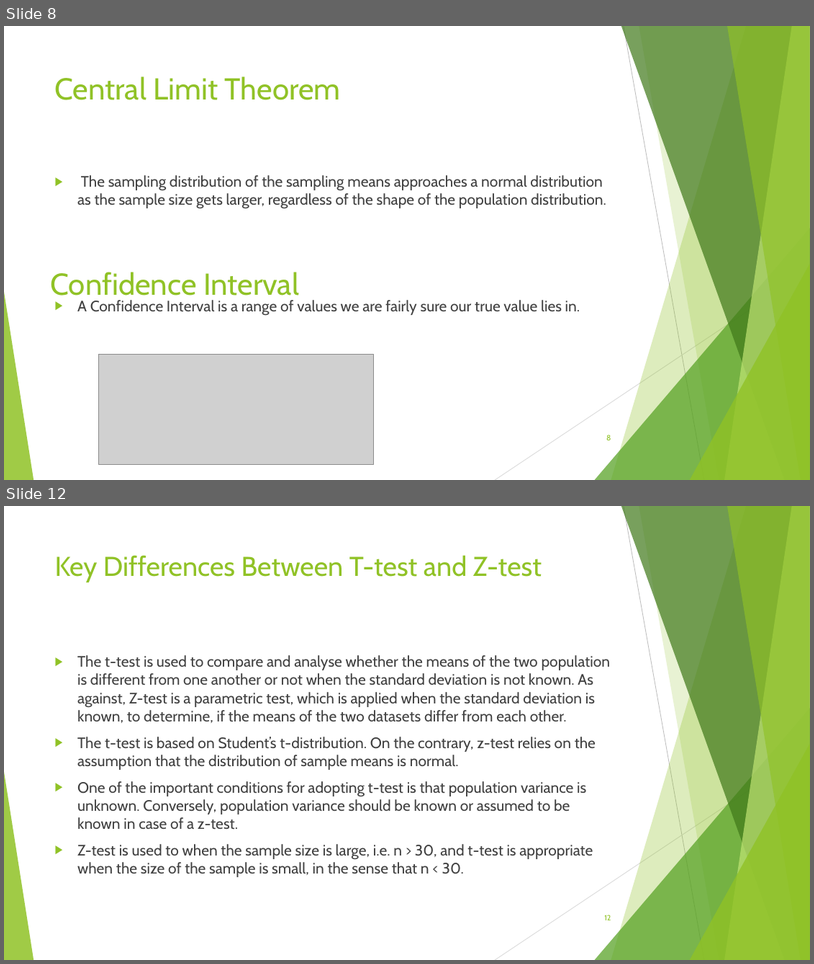
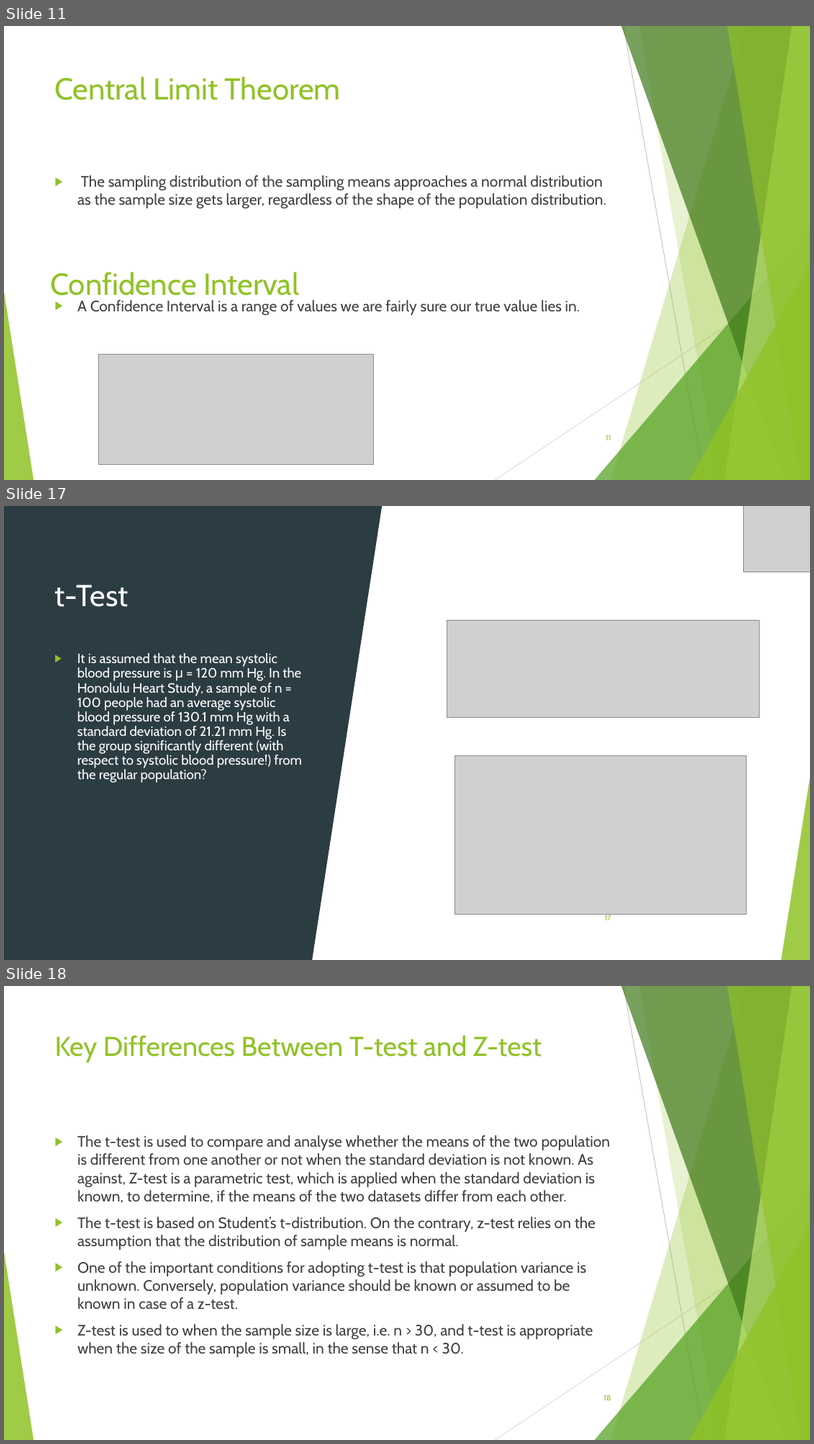
Before and after one commit to Deepaknatural/Training, a slide deck: STATISTICS.pptx. Shown one above the other, each under a label of ours: slides 8 and 12 before the commit, slides 11, 17 and 18 after it; the slides between them are not shown. The pictures are 814x964 and 814x1444 pixels, drawn with LibreOffice and Linux fonts; fonts in the diff are those of the drawing; grey boxes stand for pictures; background and template pictures are left out. Boxes give left, top, right and bottom in pixels: in the first picture for what was removed or moved away, otherwise in the second. Text is boxed around its words. In the diff, an @@ line names an element or a change of style, - is before the commit and + after.

```diff
--- a/STATISTICS.pptx
+++ b/STATISTICS.pptx
@@ slide 17 added at (4, 506, 810, 960), background #FFFFFF; not listed: 10 template elements that a slide beside it also shows @@
@@ rectangle added at (4, 506, 810, 960), fill #FFFFFF @@
@@ rectangle added at (4, 506, 313, 960), fill #2C3C43 @@
@@ triangle added at (313, 506, 383, 960), fill #2C3C43 @@
@@ picture added at (744, 506, 810, 572) @@
@@ title added at (54, 584, 128, 607), 36 pt, text #FFFFFF @@
+t-Test
@@ picture added at (447, 620, 759, 718) @@
@@ text added at (77, 653, 301, 782), 16 pt, text #FFFFFF @@
+▶ It is assumed that the mean systolic blood pressure is μ = 120 mm Hg. In the Honolulu Heart Study, a sample of n = 100 people had an average systolic blood pressure of 130.1 mm Hg with a standard deviation of 21.21 mm Hg. Is the group significantly different (with respect to systolic blood pressure!) from the regular population?
@@ picture added at (455, 756, 747, 914) @@
@@ triangle added at (782, 772, 810, 960), fill #90C226 at 85% opacity @@
@@ page number added at (605, 914, 612, 920), 9 pt, text #90C226 @@
+17
@@ what was slide 8 is now slide 11 @@
@@ page number at (606, 434, 611, 440): text changed @@
-8
+11
@@ what was slide 12 is now slide 18 @@
@@ page number at (604, 1394, 611, 1400): text changed @@
-12
+18
```
Also in this commit, not shown: 7 slides changed, 11 other slides added, 1 slide removed, 2 other files.
